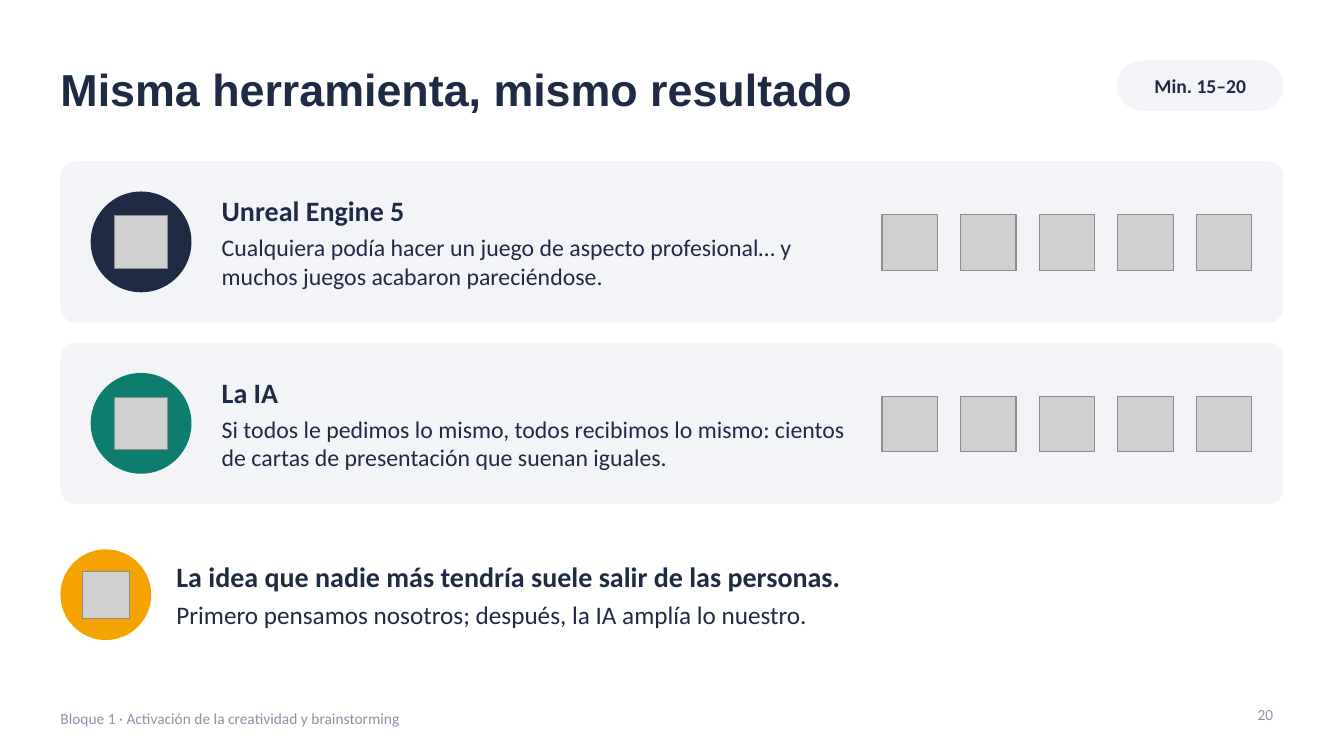
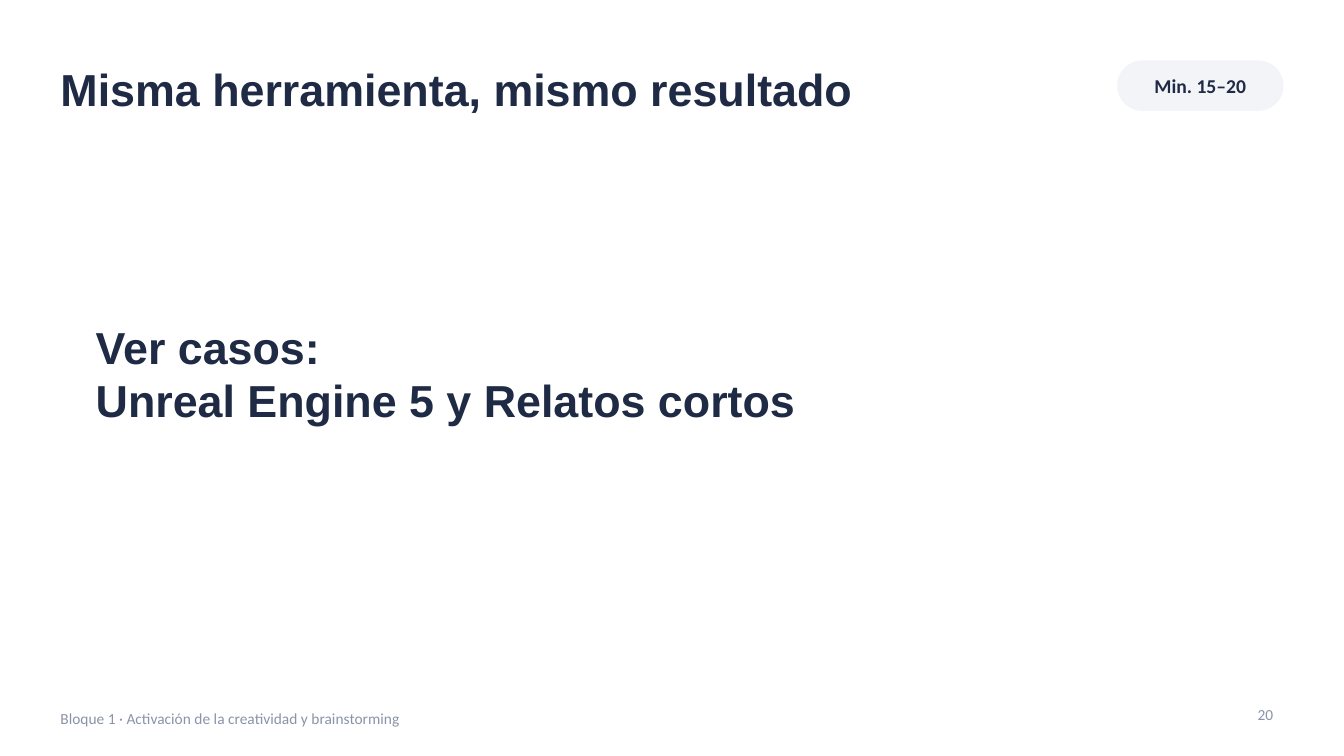
Before and after one commit to jjnieto/creatividad-ofimatica-ia, a slide deck: slide 20 of diapositivas/bloque1.pptx. Drawn at 1344x756 pixels with LibreOffice and Linux fonts; fonts in the diff are those of the drawing; grey boxes stand for pictures. Boxes give left, top, right and bottom in pixels: in the first picture for what was removed or moved away, otherwise in the second. Text is boxed around its words. In the diff, an @@ line names an element or a change of style, - is before the commit and + after.

```diff
--- a/diapositivas/bloque1.pptx
+++ b/diapositivas/bloque1.pptx
@@ rounded rectangle removed at (60,161,1284,323) @@
@@ ellipse removed at (91,192,192,292) @@
@@ text removed at (222,201,791,289) @@
-Unreal Engine 5
-Cualquiera podía hacer un juego de aspecto profesional… y muchos juegos acabaron pareciéndose.
@@ picture removed at (115,216,167,268) @@
@@ picture removed at (882,215,938,270) @@
@@ picture removed at (961,215,1016,270) @@
@@ picture removed at (1040,215,1095,270) @@
@@ picture removed at (1118,215,1174,270) @@
@@ picture removed at (1197,215,1252,270) @@
@@ rounded rectangle removed at (60,343,1284,504) @@
@@ text added at (96,333,795,426), 32 pt, text #1F2A44, bold @@
+Ver casos:
+Unreal Engine 5 y Relatos cortos
@@ ellipse removed at (91,373,192,474) @@
@@ text removed at (222,385,844,470) @@
-La IA
-Si todos le pedimos lo mismo, todos recibimos lo mismo: cientos de cartas de presentación que suenan iguales.
@@ picture removed at (115,397,167,450) @@
@@ picture removed at (882,396,938,452) @@
@@ picture removed at (961,396,1016,452) @@
@@ picture removed at (1040,396,1095,452) @@
@@ picture removed at (1118,396,1174,452) @@
@@ picture removed at (1197,396,1252,452) @@
@@ ellipse removed at (60,549,151,640) @@
@@ text removed at (176,567,841,628) @@
-La idea que nadie más tendría suele salir de las personas.
-Primero pensamos nosotros; después, la IA amplía lo nuestro.
@@ picture removed at (83,572,130,619) @@
```
Also in this commit, not shown: 2 other slides changed, 1 other file.
